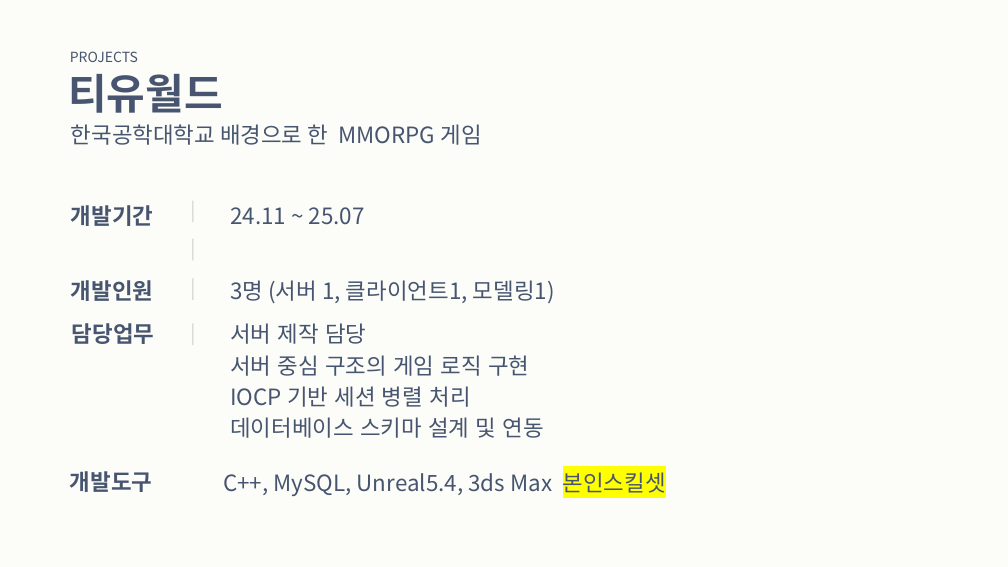
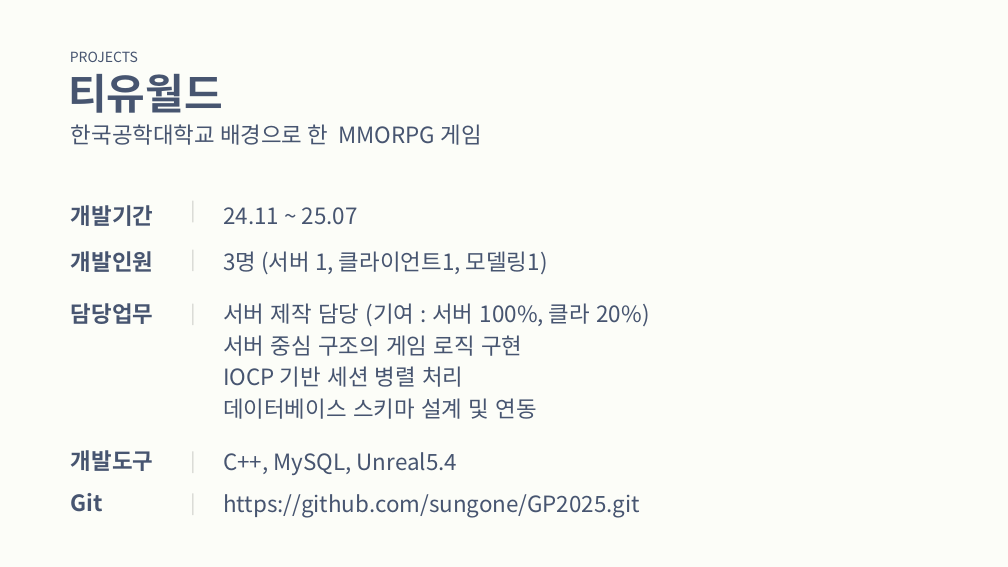
Before and after one commit to sungone/GP2025, a slide deck: slide 3 of 문서/포트폴리오/황수지/황수지포트폴리오.pptx. Drawn at 1008x567 pixels with LibreOffice and Linux fonts; fonts in the diff are those of the drawing. Boxes give left, top, right and bottom in pixels: in the first picture for what was removed or moved away, otherwise in the second. Text is boxed around its words. In the diff, an @@ line names an element or a change of style, - is before the commit and + after.

```diff
--- a/문서/포트폴리오/황수지/황수지포트폴리오.pptx
+++ b/문서/포트폴리오/황수지/황수지포트폴리오.pptx
@@ text "24.11 ~ 25.07": place and size @@
-text "24.11 ~ 25.07" at (230,207,365,225)
+text "24.11 ~ 25.07" at (223,207,358,225)
@@ text "개발인원": place and size @@
-text "개발인원" at (71,280,153,301)
+text "개발인원" at (71,251,153,272)
@@ line moved from (193, 300) - (193, 278) to (193, 271) - (193, 249) @@
@@ text "3명 (서버 1, 클라이언트1, 모델링1)": place and size @@
-text "3명 (서버 1, 클라이언트1, 모델링1)" at (230,280,555,303)
+text "3명 (서버 1, 클라이언트1, 모델링1)" at (223,251,548,274)
@@ text "서버 제작 담당 (기여 : ...": place and size @@
-text "서버 제작 담당 (기여 : ..." at (230,323,544,438)
+text "서버 제작 담당 (기여 : ..." at (223,303,650,419)
@@ 2 texts, 1 line: place and size @@
-2 texts, 1 line at (70,323,193,492)
+2 texts, 1 line at (71,303,193,471)
@@ text at (223,303,650,326): text changed @@
-서버 제작 담당
+서버 제작 담당 (기여 : 서버 100%, 클라 20%)
@@ line moved from (193, 260) - (193, 238) to (193, 473) - (193, 452) @@
@@ text at (223,452,457,475): text changed @@
-C++, MySQL, Unreal5.4, 3ds Max 본인스킬셋
+C++, MySQL, Unreal5.4
@@ text added at (71,493,103,512), 32 pt, text #475570, bold @@
+Git
@@ line added from (193, 515) to (193, 493), #000000 1.5 pt @@
@@ text added at (223,494,640,518), 32 pt, text #475570 @@
+https://github.com/sungone/GP2025.git
```
Also in this commit, not shown: 3 other slides changed, 3 slides removed.
